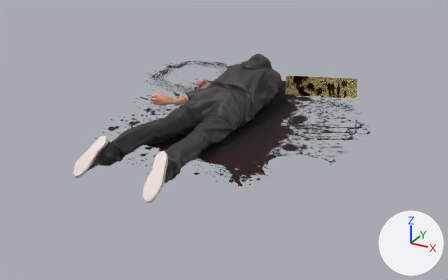
Two versions of the glTF model objects/props/Body.gltf, one commit apart.
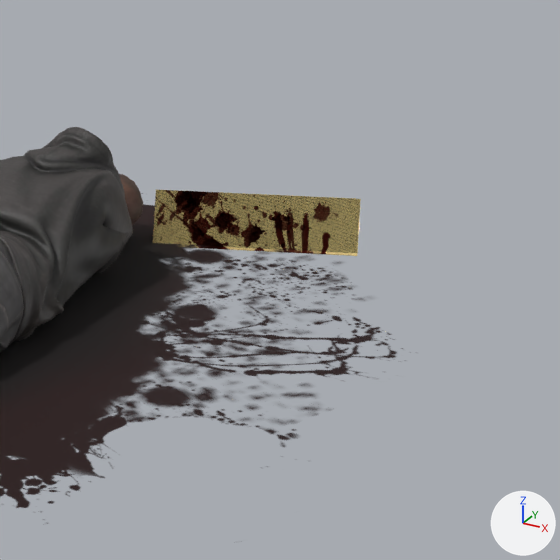
There are two pictures of each version: one whole from a camera (50 mm lens) standing at (1.859, -2.946, 1.549) and looking at (0.018, 0.4, -0.124), one close up on the part from 52% to 95% of the width and 3% to 73% of the height. The lights are fixed; the arrows at lower right show +X, +Y and +Z. The last two pictures show the newer version. Where no turn or scale is listed for an object, it has been applied to the vertices.

Objects in the first close-up: 'BloodBig', 'CEOPlate', 'Pants.001', 'Sweatshirt.001' and 1 more.
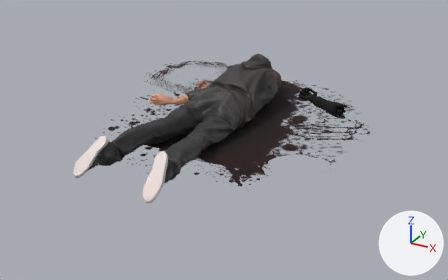
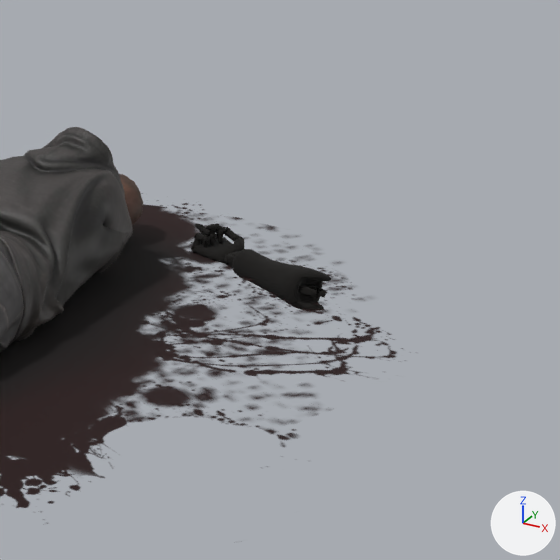
The change, as a list of edits to the scene's bpy script:
```text
Add mat_robot_skin:
    mat_robot_skin = principled_material('Robot_skin')
    mat_robot_skin.base_color = (0.00552, 0.00457, 0.00367)  # black #110e0c
    mat_robot_skin.roughness = 1.0
Add me_armbody:
    me_armbody.from_pydata(...)  # 3840 vertices, 7722 faces; spans x -0.431..0.027, y -0.023..0.316, z -0.043..0.063
    me_armbody.materials.append(mat_robot_skin)  # black #110e0c
Remove ob_ceoplate:
    ob_ceoplate = bpy.data.objects.new('CEOPlate', me_object_1_006)
    ob_ceoplate.location = (0.355, 1.295, -0.004)
Add ob_armbody:
    ob_armbody = bpy.data.objects.new('ArmBody', me_armbody)
    ob_armbody.location = (0.655, 0.893, 0.019)
```

Location of each change, (x1, y1, x2, y2) in pixels of the close-ups (560 x 560 px):
'CEOPlate', deleted: before (153, 190, 361, 256)
    faces in mat_ceoplatea: (153, 190, 360, 253)
    faces in mat_ceoplateb: (153, 190, 361, 256)
'ArmBody', added (black): after (191, 223, 331, 310)
